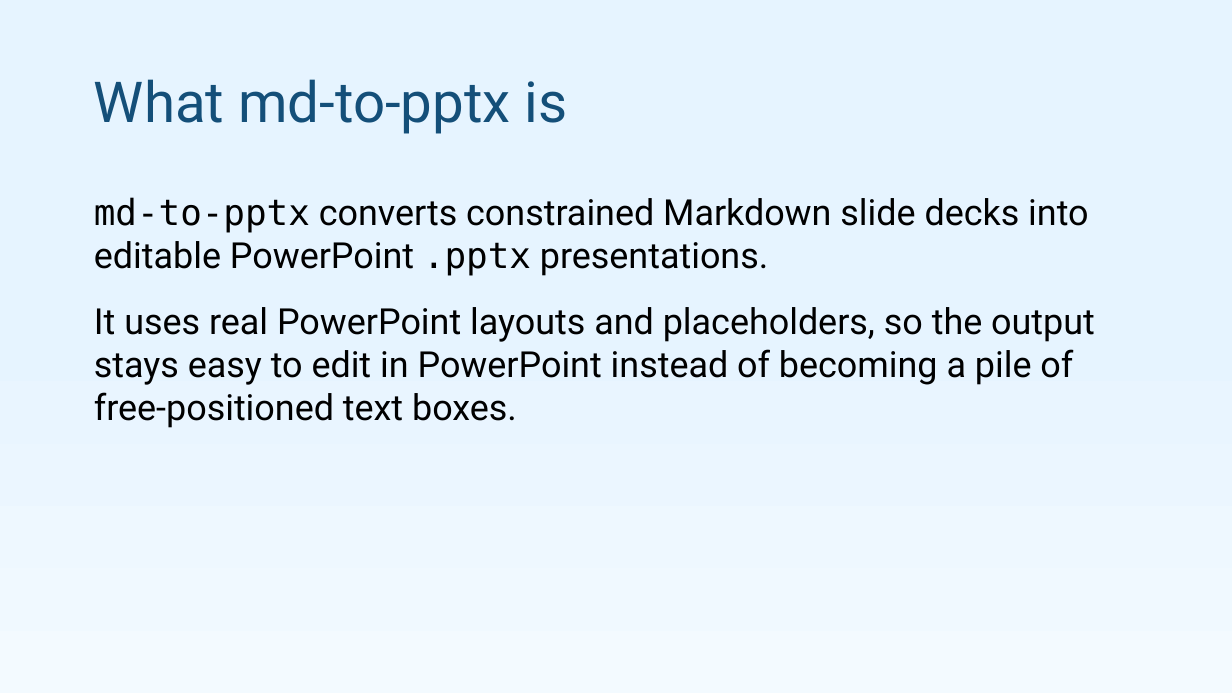
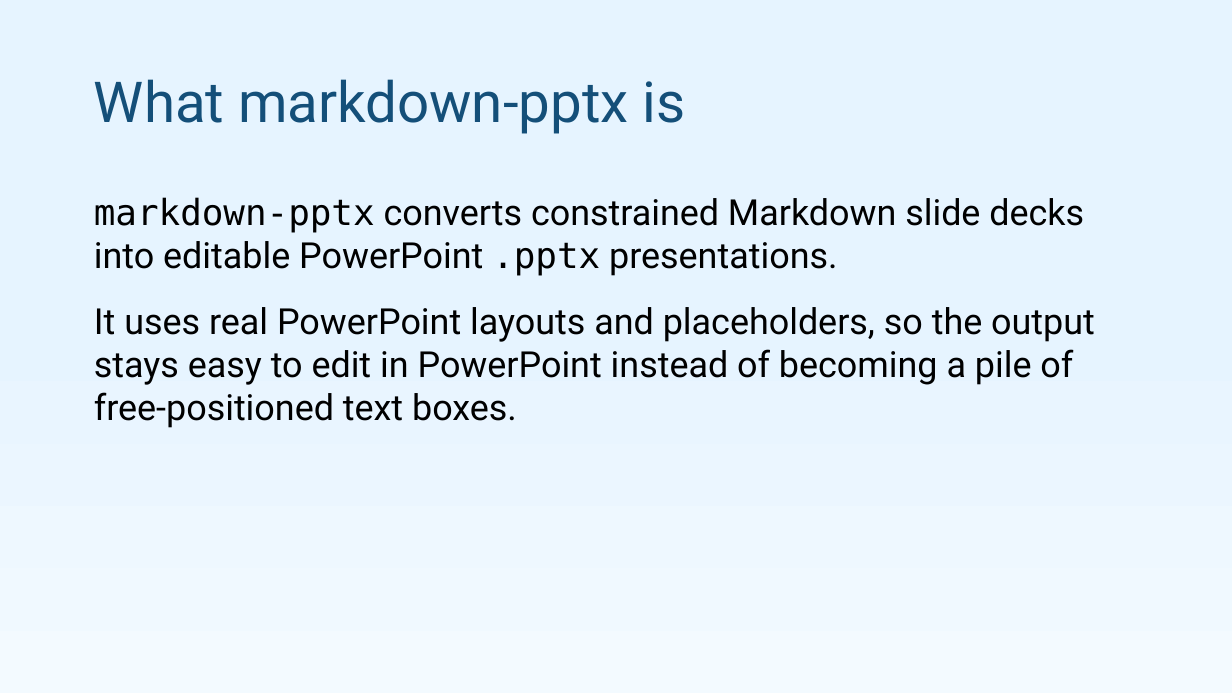
Before and after one commit to pseudosavant/md-to-pptx, a slide deck: slide 2 of sample/showcase.pptx. Drawn at 1232x693 pixels with LibreOffice and Linux fonts; fonts in the diff are those of the drawing. Boxes give left, top, right and bottom in pixels: in the first picture for what was removed or moved away, otherwise in the second. Text is boxed around its words. In the diff, an @@ line names an element or a change of style, - is before the commit and + after.

```diff
--- a/sample/showcase.pptx
+++ b/sample/showcase.pptx
@@ title at (94,79,685,134): text changed @@
-What md-to-pptx is
+What markdown-pptx is
@@ text at (94,197,1084,276): text changed @@
-md-to-pptx converts constrained Markdown slide decks into editable PowerPoint .pptx presentations.
+markdown-pptx converts constrained Markdown slide decks into editable PowerPoint .pptx presentations.
```
Also in this commit, not shown: 6 other slides changed.
